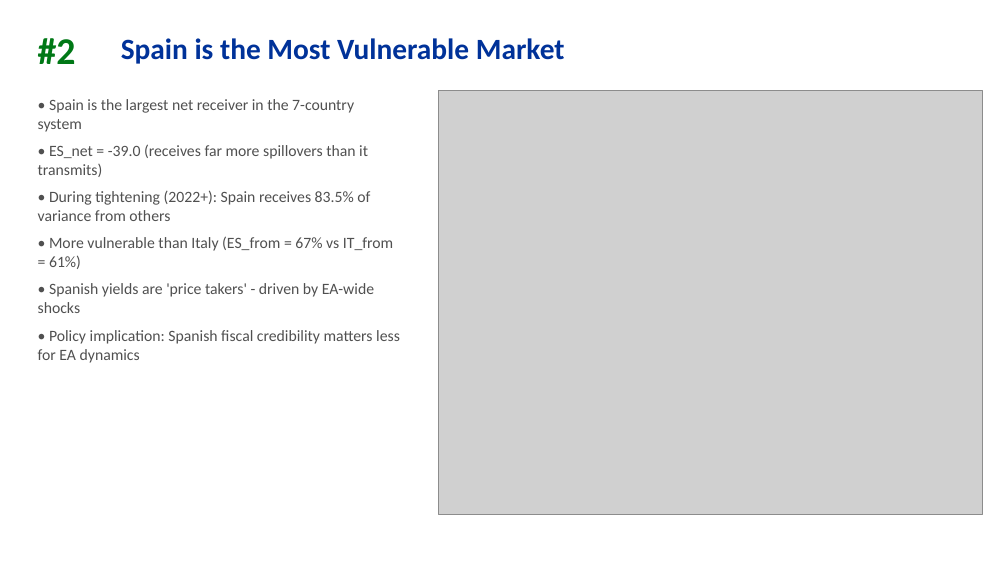
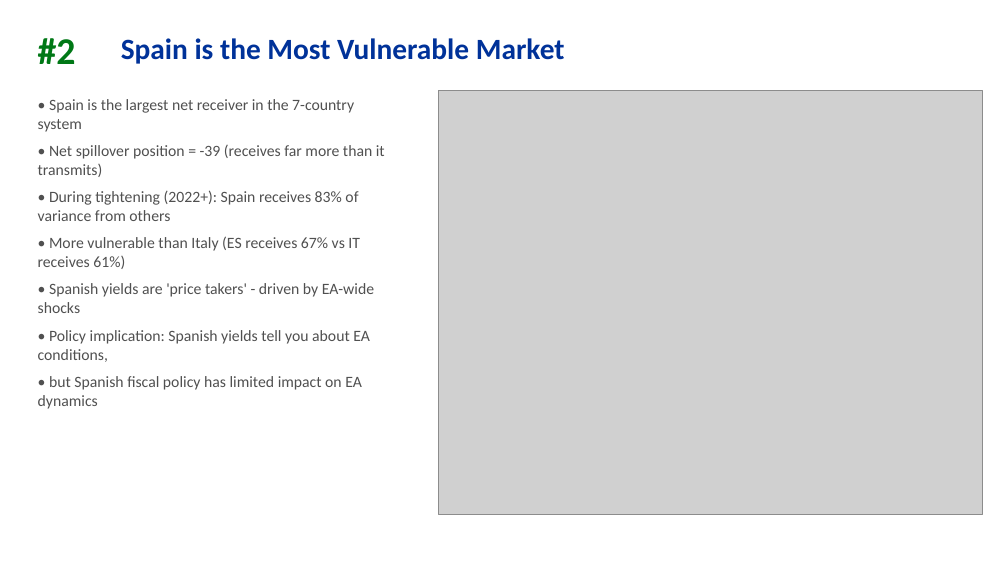
Before and after one commit to jonorice/Bond-spillovers, a slide deck: slide 8 of comprehensive_analysis/Bond_Spillovers_Policymaker_Deck.pptx. Drawn at 1008x567 pixels with LibreOffice and Linux fonts; fonts in the diff are those of the drawing; grey boxes stand for pictures. Boxes give left, top, right and bottom in pixels: in the first picture for what was removed or moved away, otherwise in the second. Text is boxed around its words. In the diff, an @@ line names an element or a change of style, - is before the commit and + after.

```diff
--- a/comprehensive_analysis/Bond_Spillovers_Policymaker_Deck.pptx
+++ b/comprehensive_analysis/Bond_Spillovers_Policymaker_Deck.pptx
@@ text at (38,145,385,269): text changed @@
-• ES_net = -39.0 (receives far more spillovers than it transmits)
-• During tightening (2022+): Spain receives 83.5% of variance from others
-• More vulnerable than Italy (ES_from = 67% vs IT_from = 61%)
+• Net spillover position = -39 (receives far more than it transmits)
+• During tightening (2022+): Spain receives 83% of variance from others
+• More vulnerable than Italy (ES receives 67% vs IT receives 61%)
@@ text at (38,330,370,409): text changed @@
-• Policy implication: Spanish fiscal credibility matters less for EA dynamics
+• Policy implication: Spanish yields tell you about EA conditions,
+• but Spanish fiscal policy has limited impact on EA dynamics
```
Also in this commit, not shown: 8 other slides changed, 1 slide removed, 2 other files.
